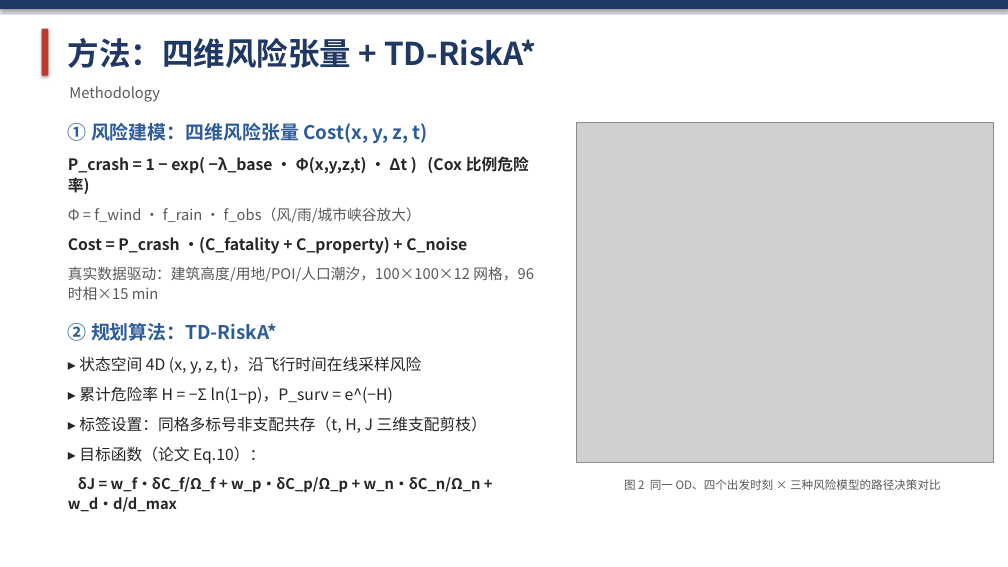
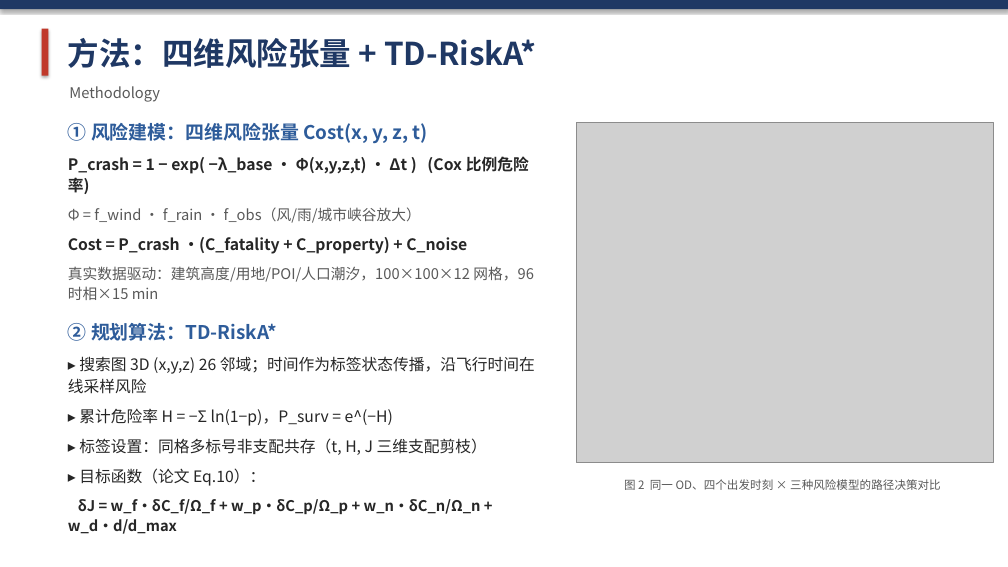
Before and after one commit to 909347194/Risk-Path, a slide deck: slide 4 of 学术汇报_时空异质性感知的低空无人机路径规划.pptx (slide 3 before the commit). Drawn at 1008x567 pixels with LibreOffice and Linux fonts; fonts in the diff are those of the drawing; grey boxes stand for pictures. Boxes give left, top, right and bottom in pixels: in the first picture for what was removed or moved away, otherwise in the second. Text is boxed around its words. In the diff, an @@ line names an element or a change of style, - is before the commit and + after.

Commit message:
ppt: 新增相关工作与研究空白页(差异化矩阵+生态位定位,源于 related-papers) + TD-RiskA* 状态表述按论文叙事修正 + 答辩补 Q6 文献对比

```diff
--- a/学术汇报_时空异质性感知的低空无人机路径规划.pptx
+++ b/学术汇报_时空异质性感知的低空无人机路径规划.pptx
@@ text at (x1=68, y1=356, x2=535, y2=394): text changed @@
-▸ 状态空间 4D (x, y, z, t)，沿飞行时间在线采样风险
+▸ 搜索图 3D (x,y,z) 26 邻域；时间作为标签状态传播，沿飞行时间在线采样风险
```
Also in this commit, not shown: 1 other slide changed, 1 slide added, 9 other files.
